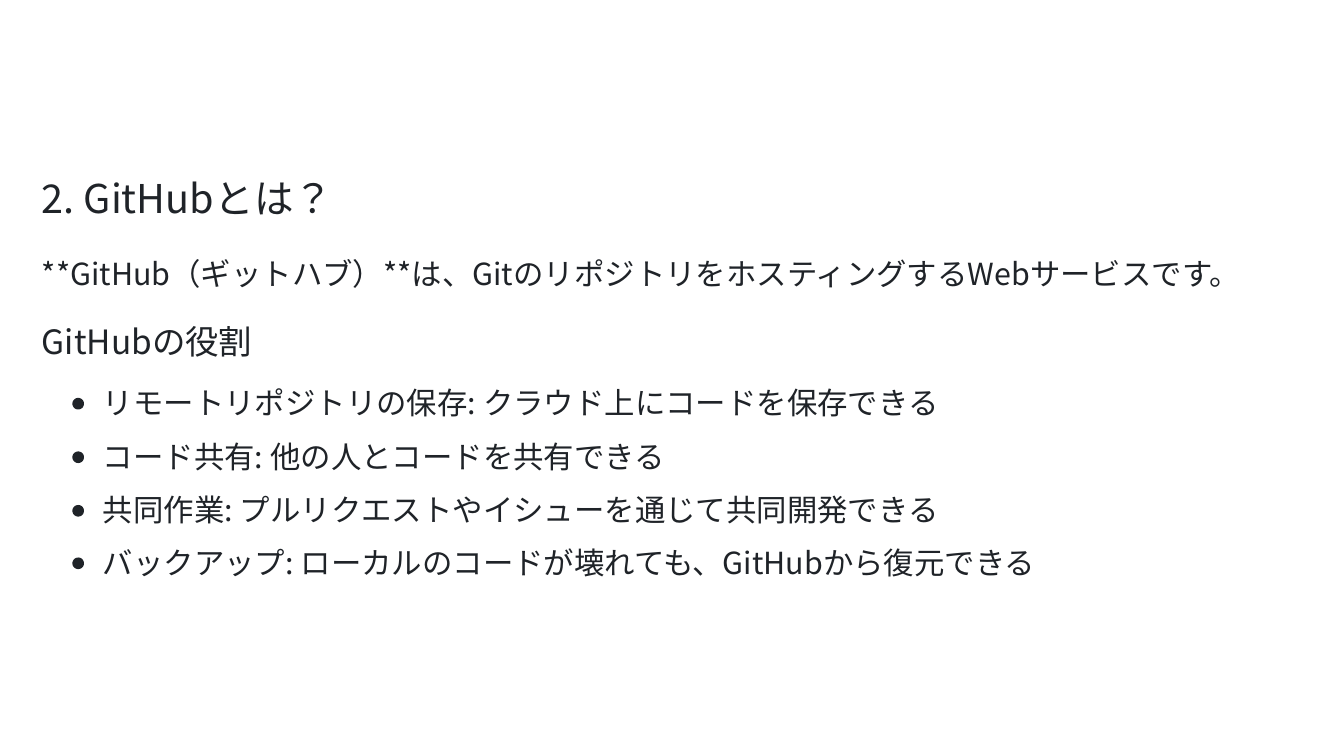
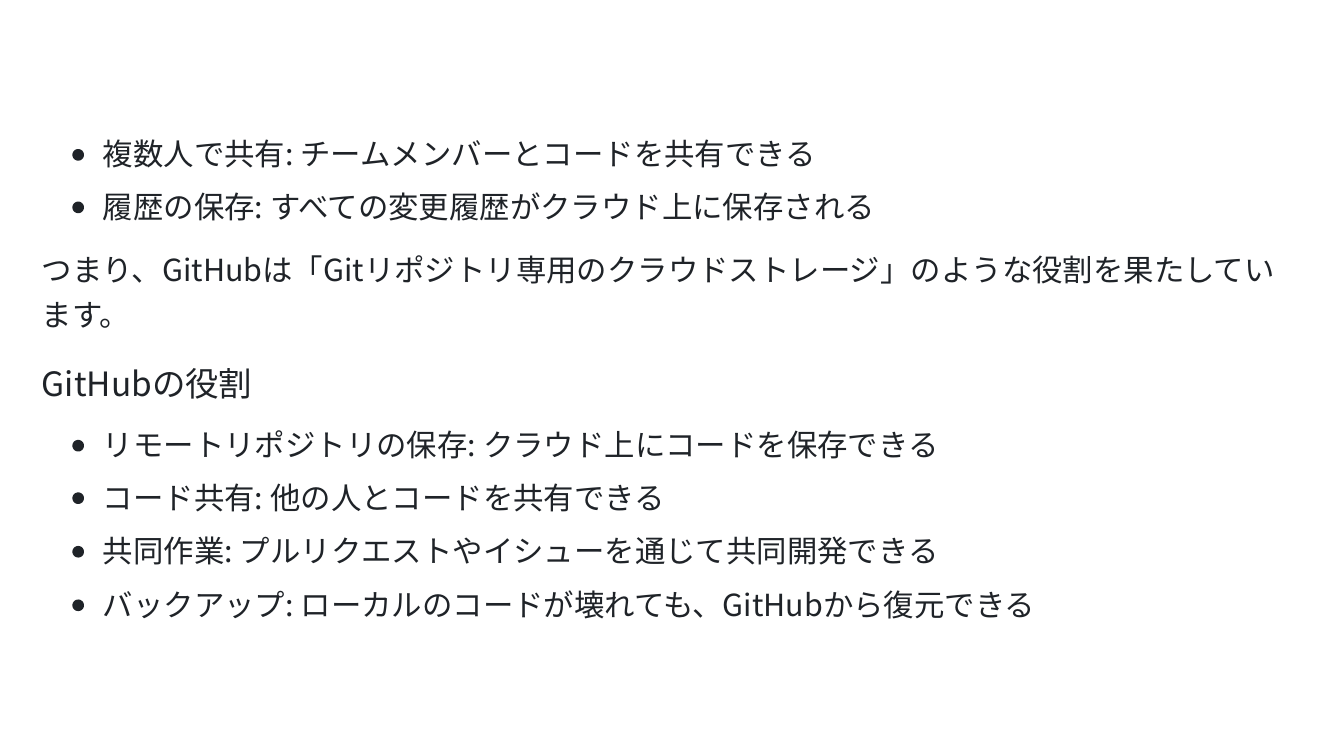
Before and after one commit to MotoyaTakashi/github_lecture, a slide deck: slide 4 of git-github-lecture.pptx (slide 3 before the commit). Drawn at 1344x756 pixels with LibreOffice and Linux fonts; fonts in the diff are those of the drawing. Boxes give left, top, right and bottom in pixels: in the first picture for what was removed or moved away, otherwise in the second. Text is boxed around its words. In the diff, an @@ line names an element or a change of style, - is before the commit and + after.

```diff
--- a/git-github-lecture.pptx
+++ b/git-github-lecture.pptx
@@ freeform shape added at [73, 149, 84, 160], fill #1F2328 @@
@@ text added at [103, 139, 816, 168], 21.7 pt, text #1F2328 @@
+複数⼈で共有: チームメンバーとコードを共有できる
@@ text removed at [42, 181, 333, 215] @@
-2. GitHubとは？
@@ freeform shape added at [73, 202, 84, 214], fill #1F2328 @@
@@ text added at [103, 192, 875, 221], 21.7 pt, text #1F2328 @@
+履歴の保存: すべての変更履歴がクラウド上に保存される
@@ text removed at [42, 259, 1240, 288] @@
-**GitHub（ギットハブ）**は、GitのリポジトリをホスティングするWebサービスです。
@@ text added at [42, 255, 1275, 284], 21.7 pt, text #1F2328 @@
+つまり、GitHubは「Gitリポジトリ専⽤のクラウドストレージ」のような役割を果たしてい
@@ text added at [42, 302, 130, 328], 21.7 pt, text #1F2328 @@
+ます。
@@ 5 texts: place and size @@
-5 texts at [42, 326, 1036, 577]
+5 texts at [42, 368, 1036, 619]
@@ 3 freeform shapes: place and size @@
-3 freeform shapes at [73, 452, 84, 569]
+3 freeform shapes at [73, 440, 84, 558]
@@ freeform shape: place and size @@
-freeform shape at [73, 398, 84, 409]
+freeform shape at [73, 600, 84, 611]
```
Also in this commit, not shown: 1 slide added, 1 other file.
